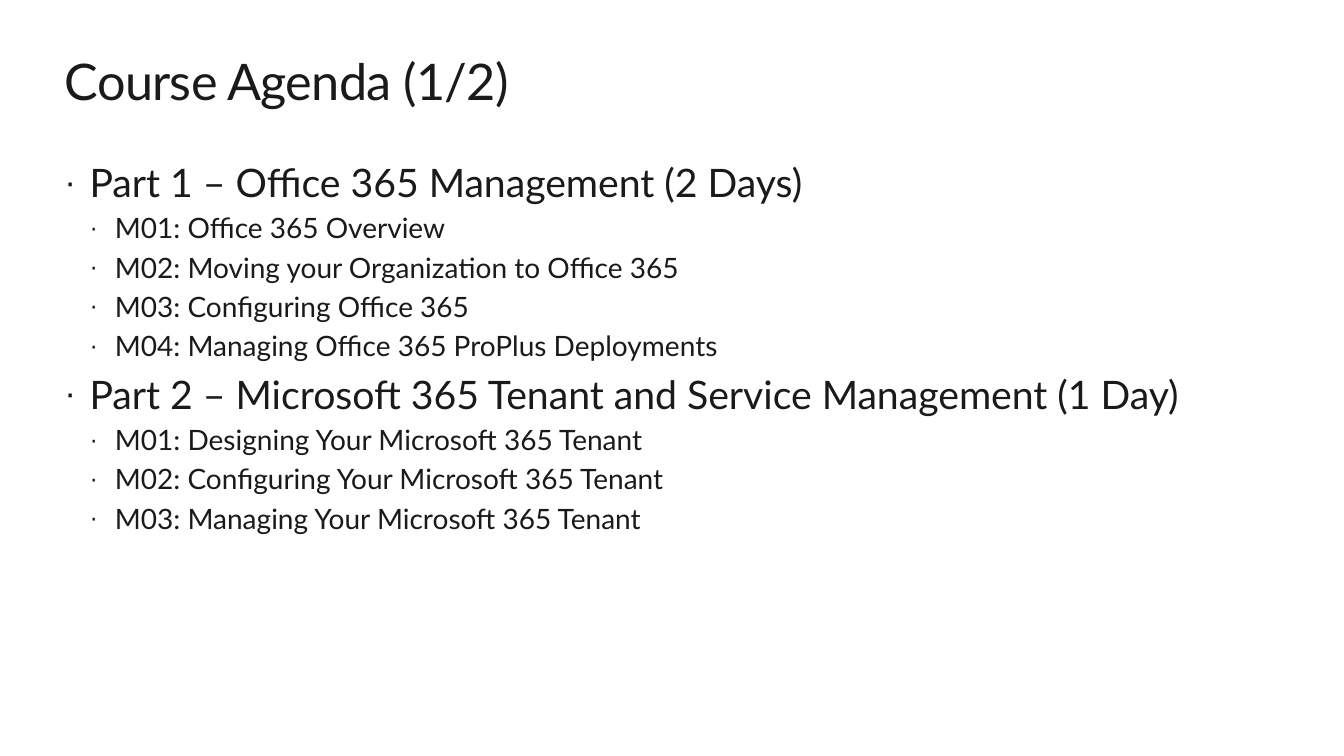
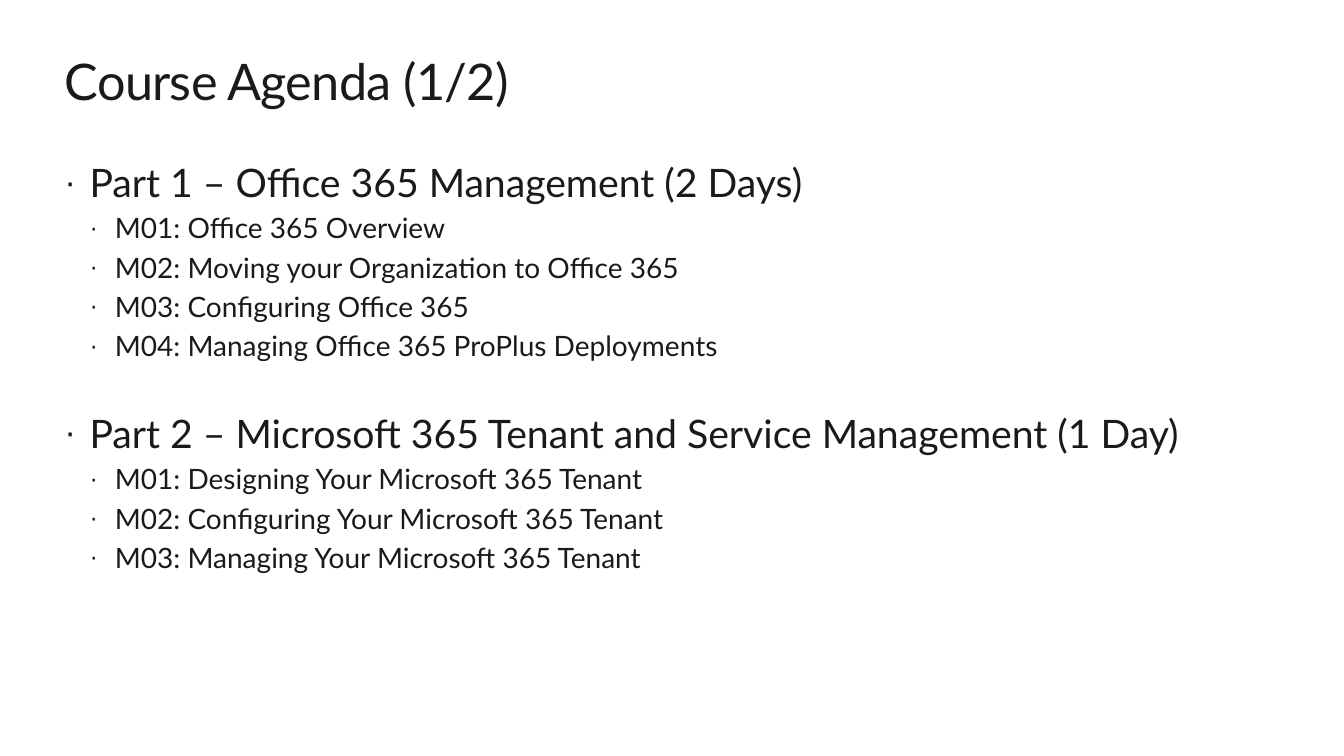
Before and after one commit to renaudwangler/ib, a slide deck: slide 3 of extra/MS-100AIntro.pptx. Drawn at 1344x756 pixels with LibreOffice and Linux fonts; fonts in the diff are those of the drawing. Boxes give left, top, right and bottom in pixels: in the first picture for what was removed or moved away, otherwise in the second. Text is boxed around its words. In the diff, an @@ line names an element or a change of style, - is before the commit and + after.

```diff
--- a/extra/MS-100AIntro.pptx
+++ b/extra/MS-100AIntro.pptx
@@ text "Part 1 – Office 365 ..." rewrapped from box(90, 166, 1179, 534) to box(90, 166, 1179, 573) @@
```
Also in this commit, not shown: 13 other files.
